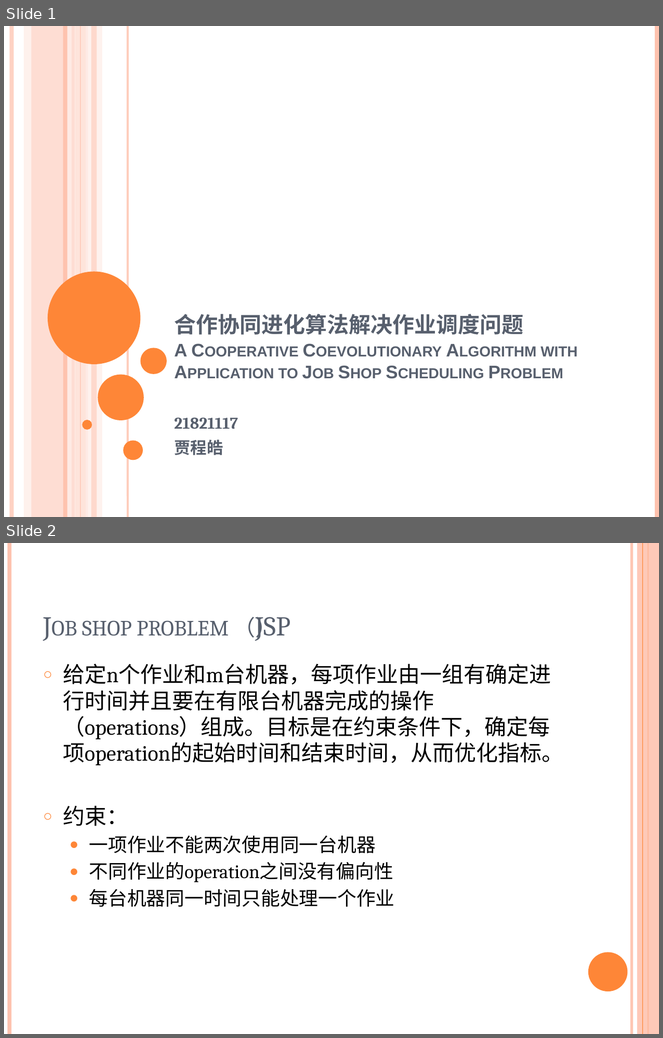
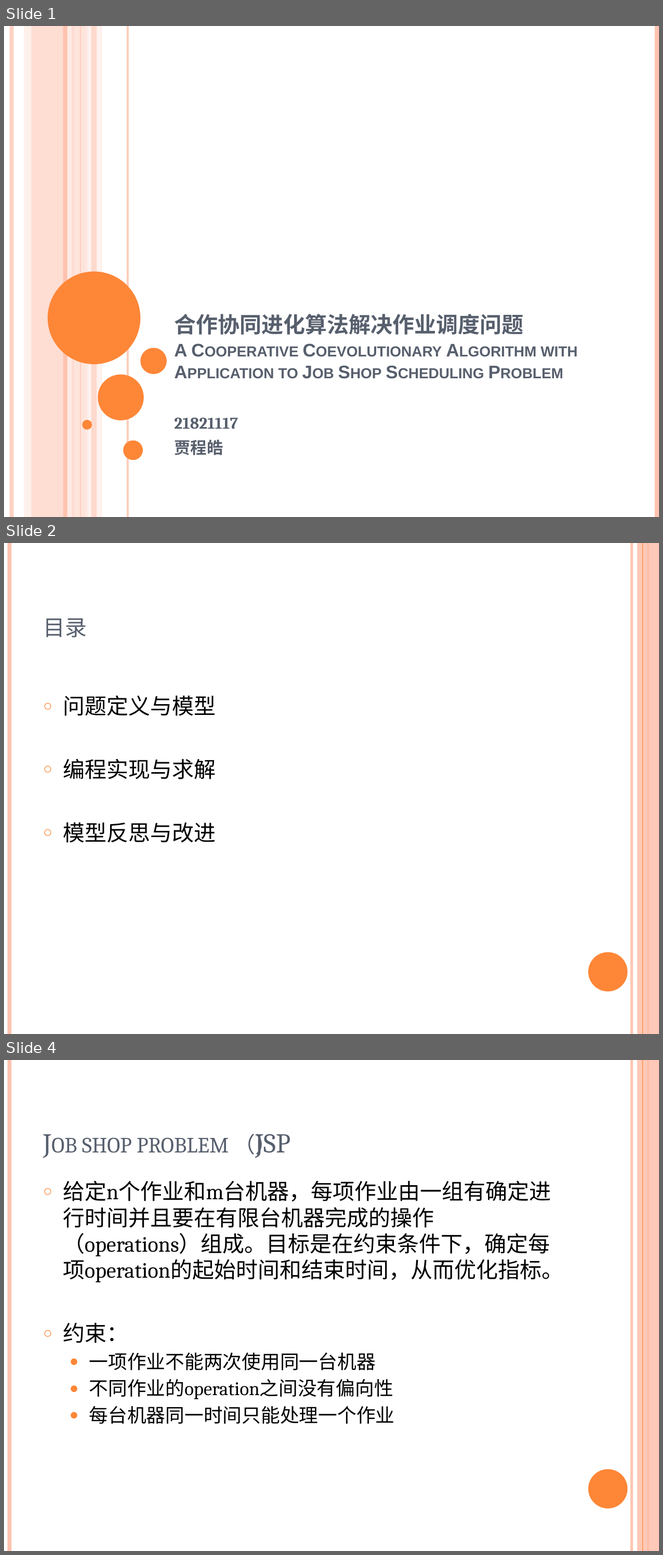
Before and after one commit to likaihz/EAS, a slide deck: JiaChenghao/合作协同进化算法解决作业调度问题.pptx. Shown one above the other, each under a label of ours: slides 1 and 2 before the commit, slides 1, 2 and 4 after it; the slides between them are not shown. The pictures are 663x1038 and 663x1555 pixels, drawn with LibreOffice and Linux fonts; fonts in the diff are those of the drawing. Boxes give left, top, right and bottom in pixels: in the first picture for what was removed or moved away, otherwise in the second. Text is boxed around its words. In the diff, an @@ line names an element or a change of style, - is before the commit and + after.

```diff
--- a/JiaChenghao/合作协同进化算法解决作业调度问题.pptx
+++ b/JiaChenghao/合作协同进化算法解决作业调度问题.pptx
@@ slide 2 added at bbox=[4, 543, 659, 1034], background #FFFFFF; not listed: 6 template elements that a slide beside it also shows @@
@@ title added at bbox=[43, 618, 87, 638], 30 pt, text #575F6D, small capitals @@
+目录
@@ text added at bbox=[63, 695, 216, 843], 24 pt, text #000000 @@
+○ 问题定义与模型
+○ 编程实现与求解
+○ 模型反思与改进
@@ what was slide 2 is now slide 4 @@
```
Also in this commit, not shown: 7 other slides added, 1 other file.
